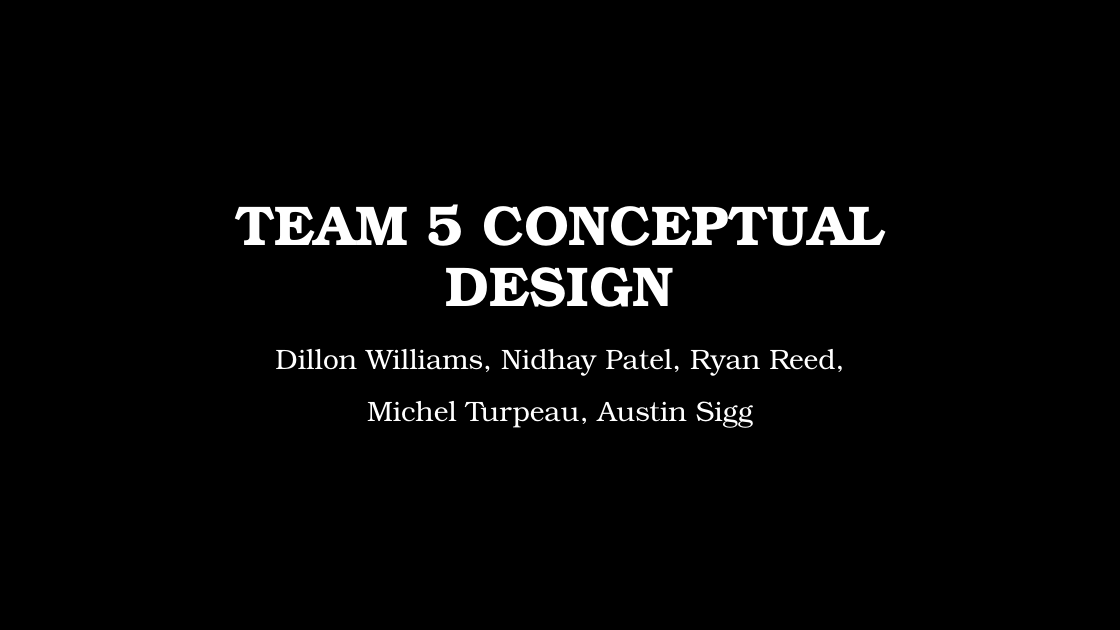
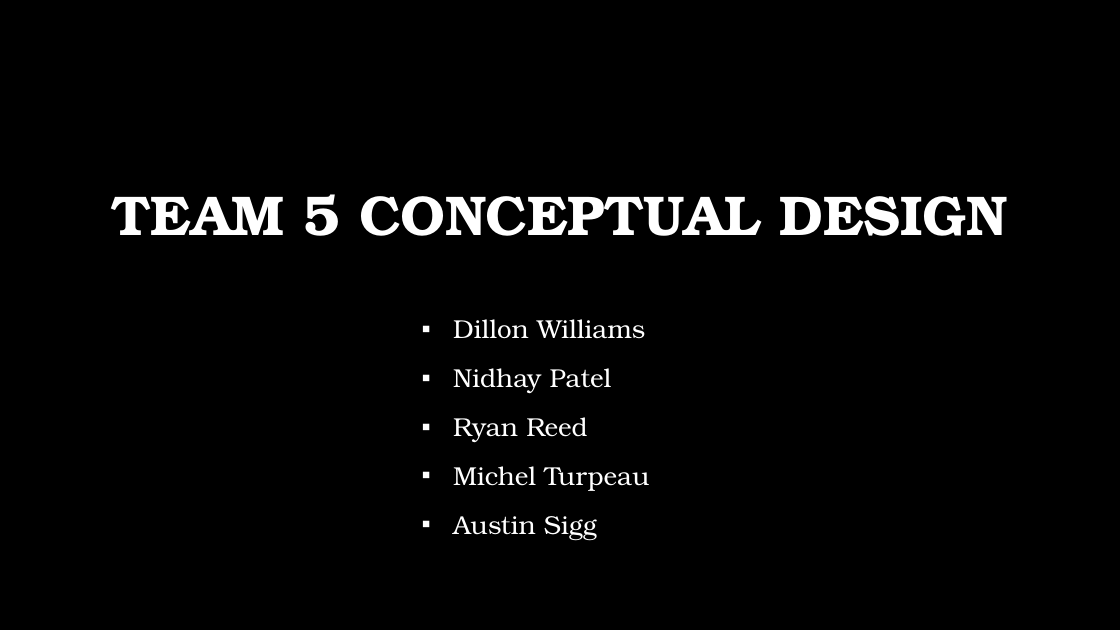
Before and after one commit to DillonSW/Capstone_Team_5, a slide deck: slide 1 of Reports/Conceptual Design_Draft.pptx. Drawn at 1120x630 pixels with LibreOffice and Linux fonts; fonts in the diff are those of the drawing; background and template pictures are left out. Boxes give left, top, right and bottom in pixels: in the first picture for what was removed or moved away, otherwise in the second. Text is boxed around its words. In the diff, an @@ line names an element or a change of style, - is before the commit and + after.

```diff
--- a/Reports/Conceptual Design_Draft.pptx
+++ b/Reports/Conceptual Design_Draft.pptx
@@ title "TEAM 5 CONCEPTUAL DESIGN" rewrapped from (235, 204, 884, 307) to (112, 194, 1008, 236) @@
@@ subtitle at (453, 319, 649, 541): text changed; size 24 to 22.2 pt @@
-Dillon Williams, Nidhay Patel, Ryan Reed,
-Michel Turpeau, Austin Sigg
+▪ Dillon Williams
+▪ Nidhay Patel
+▪ Ryan Reed
+▪ Michel Turpeau
+▪ Austin Sigg
```
Also in this commit, not shown: 1 slide added, 1 slide removed.
